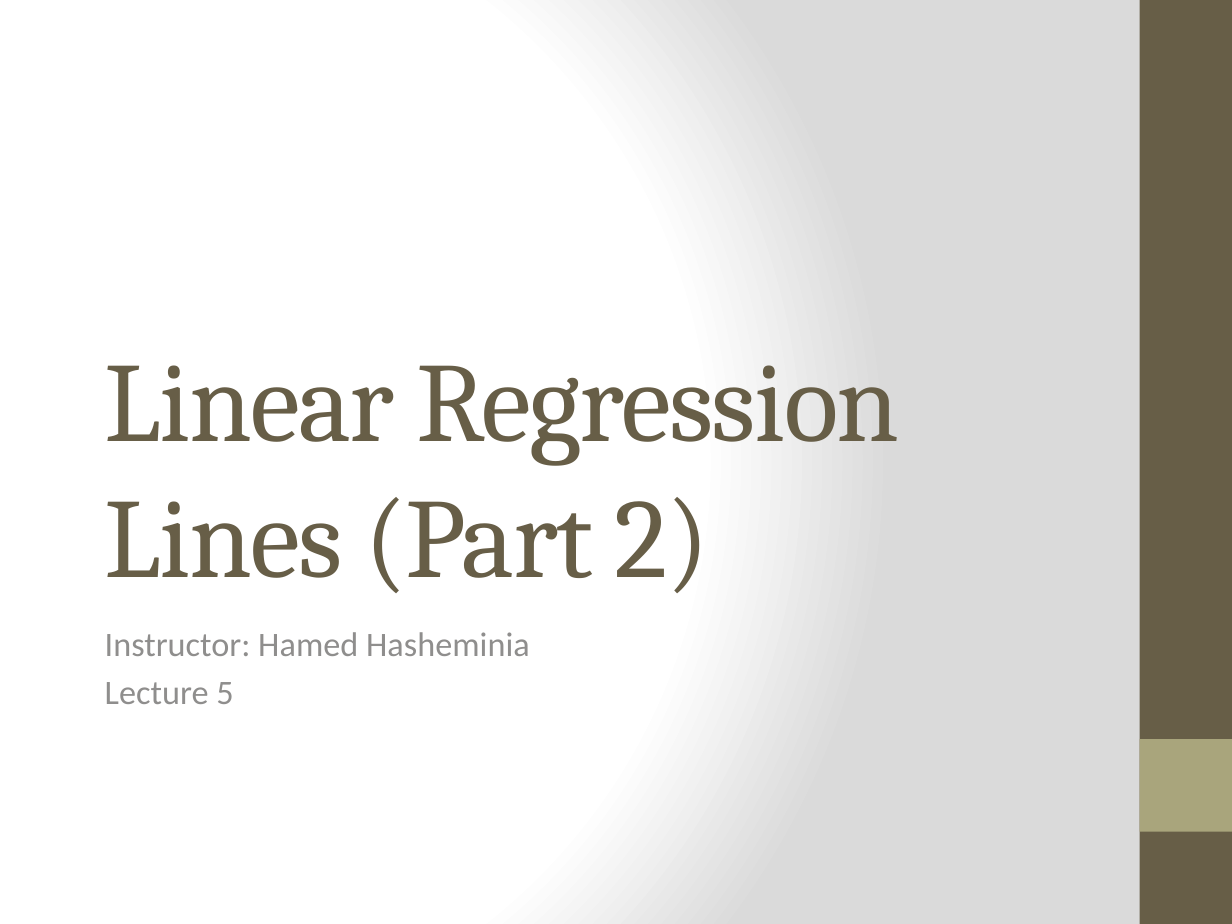
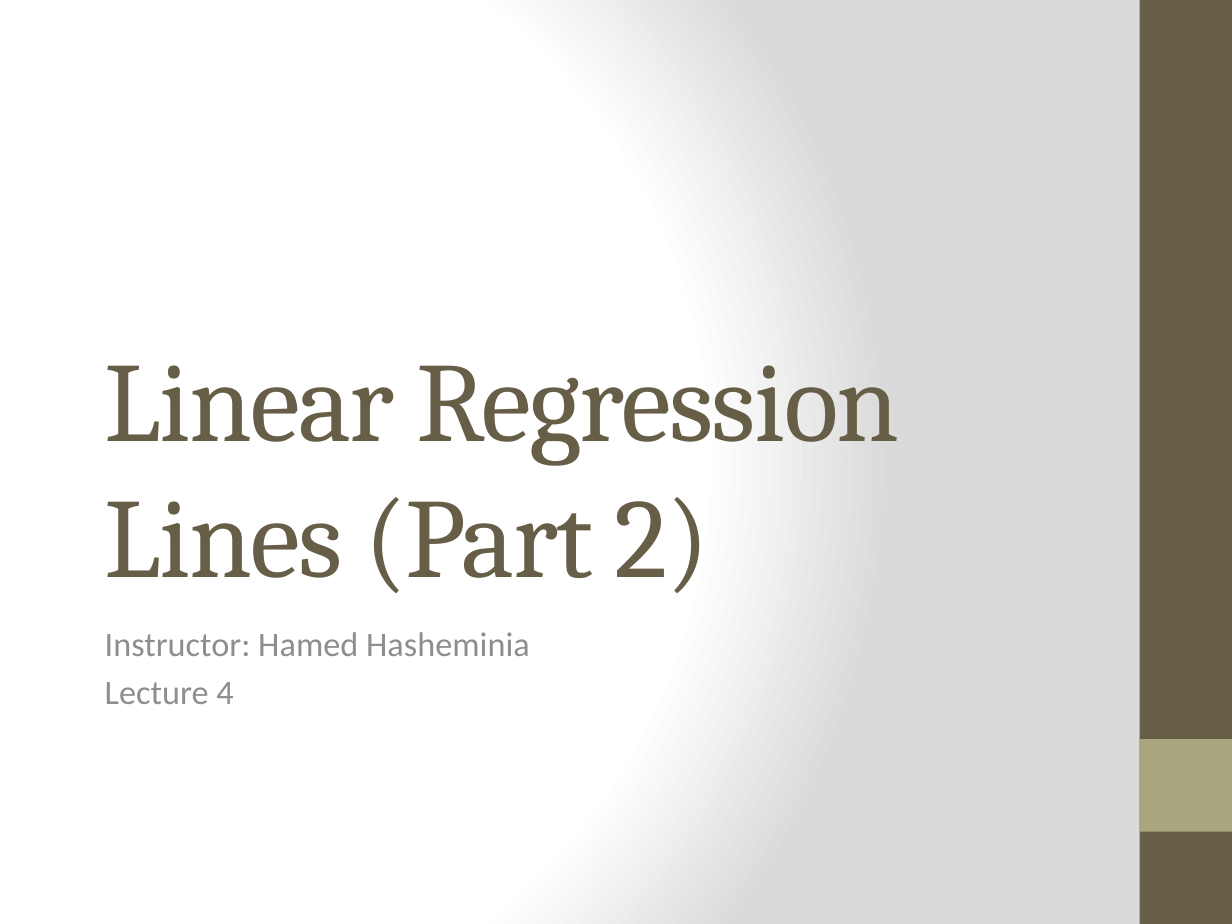
Before and after one commit to prymnumber/DS-SF-24, a slide deck: slide 1 of Lecture Notes-Slides/Lecture 4 - Regression - Part 2.pptx. Drawn at 1232x924 pixels with LibreOffice and Linux fonts; fonts in the diff are those of the drawing. Boxes give left, top, right and bottom in pixels: in the first picture for what was removed or moved away, otherwise in the second. Text is boxed around its words. In the diff, an @@ line names an element or a change of style, - is before the commit and + after.

```diff
--- a/Lecture Notes-Slides/Lecture 4 - Regression - Part 2.pptx
+++ b/Lecture Notes-Slides/Lecture 4 - Regression - Part 2.pptx
@@ subtitle at [105, 682, 233, 704]: text changed @@
-Lecture 5
+Lecture 4
```
Also in this commit, not shown: 2 other files.
